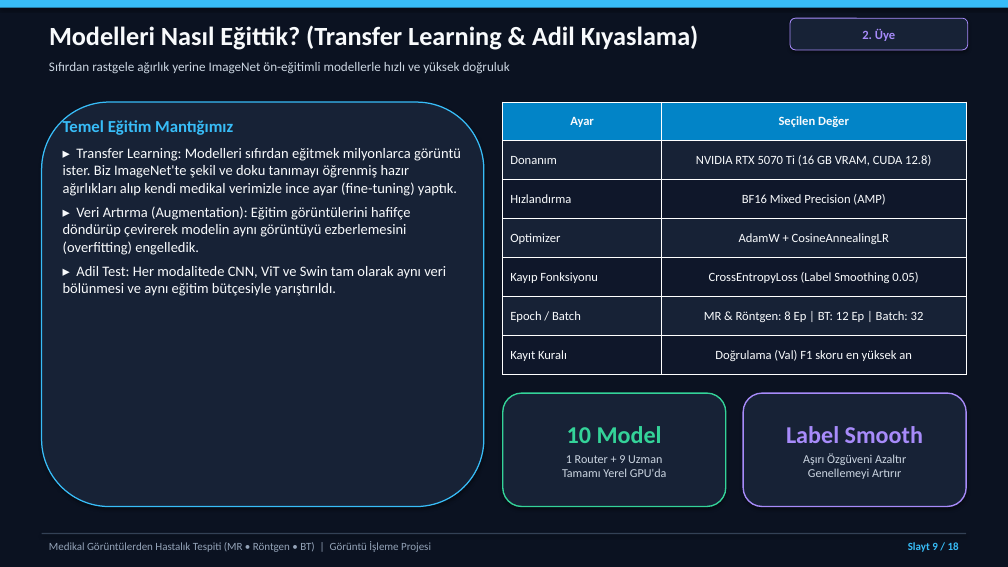
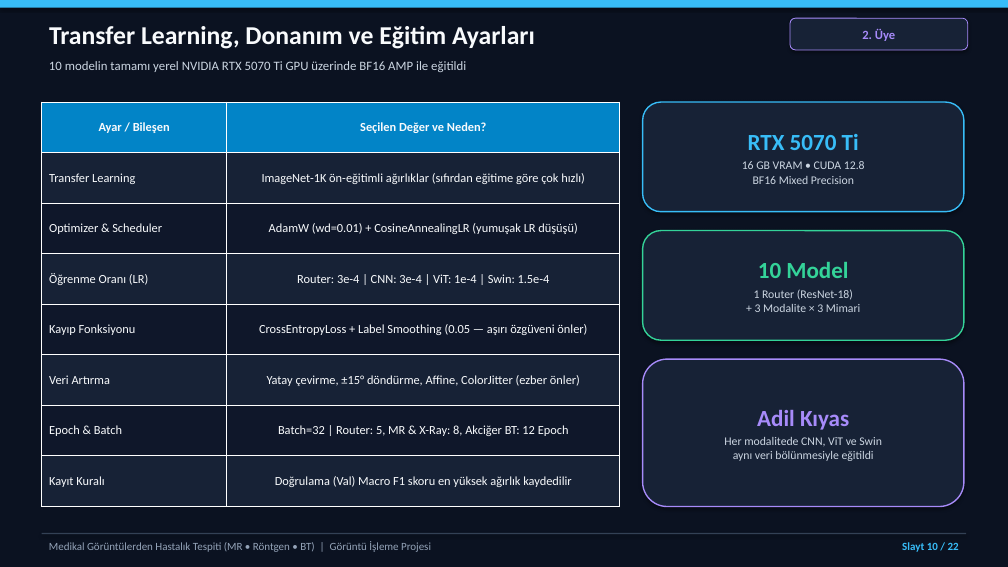
Before and after one commit to berkay01akin/medeical_disase_dedect, a slide deck: slide 10 of docs/Sunum_Medikal_Goruntu_Tespiti.pptx (slide 9 before the commit). Drawn at 1008x567 pixels with LibreOffice and Linux fonts; fonts in the diff are those of the drawing. Boxes give left, top, right and bottom in pixels: in the first picture for what was removed or moved away, otherwise in the second. Text is boxed around its words. In the diff, an @@ line names an element or a change of style, - is before the commit and + after.

```diff
--- a/docs/Sunum_Medikal_Goruntu_Tespiti.pptx
+++ b/docs/Sunum_Medikal_Goruntu_Tespiti.pptx
@@ text at bbox=[49, 26, 535, 49]: text changed; size 25 to 24.5 pt @@
-Modelleri Nasıl Eğittik? (Transfer Learning & Adil Kıyaslama)
+Transfer Learning, Donanım ve Eğitim Ayarları
@@ text at bbox=[49, 61, 466, 72]: text changed; size 12.5 to 12.2 pt @@
-Sıfırdan rastgele ağırlık yerine ImageNet ön-eğitimli modellerle hızlı ve yüksek doğruluk
+10 modelin tamamı yerel NVIDIA RTX 5070 Ti GPU üzerinde BF16 AMP ile eğitildi
@@ rounded rectangle removed at bbox=[42, 102, 484, 507] @@
@@ table added at bbox=[42, 102, 620, 507], 8 rows, 2 columns @@
+Ayar / Bileşen | Seçilen Değer ve Neden?
+Transfer Learning | ImageNet-1K ön-eğitimli ağırlıklar (sıfırdan eğitime göre çok hızlı)
+Optimizer & Scheduler | AdamW (wd=0.01) + CosineAnnealingLR (yumuşak LR düşüşü)
+Öğrenme Oranı (LR) | Router: 3e-4 | CNN: 3e-4 | ViT: 1e-4 | Swin: 1.5e-4
+Kayıp Fonksiyonu | CrossEntropyLoss + Label Smoothing (0.05 — aşırı özgüveni önler)
+Veri Artırma | Yatay çevirme, ±15° döndürme, Affine, ColorJitter (ezber önler)
+Epoch & Batch | Batch=32 | Router: 5, MR & X-Ray: 8, Akciğer BT: 12 Epoch
+Kayıt Kuralı | Doğrulama (Val) Macro F1 skoru en yüksek ağırlık kaydedilir
@@ text removed at bbox=[63, 118, 461, 296] @@
-Temel Eğitim Mantığımız
-▸ Transfer Learning: Modelleri sıfırdan eğitmek milyonlarca görüntü ister. Biz ImageNet'te şekil ve doku tanımayı öğrenmiş hazır ağırlıkları alıp kendi medikal verimizle ince ayar (fine-tuning) yaptık.
-▸ Veri Artırma (Augmentation): Eğitim görüntülerini hafifçe döndürüp çevirerek modelin aynı görüntüyü ezberlemesini (overfitting) engelledik.
-▸ Adil Test: Her modalitede CNN, ViT ve Swin tam olarak aynı veri bölünmesi ve aynı eğitim bütçesiyle yarıştırıldı.
@@ table removed at bbox=[503, 102, 966, 374], 7 rows, 2 columns @@
-Ayar | Seçilen Değer
-Donanım | NVIDIA RTX 5070 Ti (16 GB VRAM, CUDA 12.8)
-Hızlandırma | BF16 Mixed Precision (AMP)
-Optimizer | AdamW + CosineAnnealingLR
-Kayıp Fonksiyonu | CrossEntropyLoss (Label Smoothing 0.05)
-Epoch / Batch | MR & Röntgen: 8 Ep | BT: 12 Ep | Batch: 32
-Kayıt Kuralı | Doğrulama (Val) F1 skoru en yüksek an
@@ rounded rectangle added at bbox=[643, 102, 964, 212], fill #172236, outline #38BDF8 1.3 pt, 11.2 pt, text #CBD5E1 @@
+RTX 5070 Ti
+16 GB VRAM • CUDA 12.8
+BF16 Mixed Precision
@@ rounded rectangle added at bbox=[643, 231, 964, 340], fill #172236, outline #34D399 1.3 pt, 11.2 pt, text #CBD5E1 @@
+10 Model
+1 Router (ResNet-18)
++ 3 Modalite × 3 Mimari
@@ rounded rectangle added at bbox=[643, 359, 964, 507], fill #172236, outline #A78BFA 1.3 pt, 11.2 pt, text #CBD5E1 @@
+Adil Kıyas
+Her modalitede CNN, ViT ve Swin
+aynı veri bölünmesiyle eğitildi
@@ rounded rectangle removed at bbox=[503, 393, 726, 507] @@
-10 Model
-1 Router + 9 Uzman
-Tamamı Yerel GPU'da
@@ rounded rectangle removed at bbox=[743, 393, 966, 507] @@
-Label Smooth
-Aşırı Özgüveni Azaltır
-Genellemeyi Artırır
@@ text at bbox=[902, 542, 959, 552]: text changed @@
-Slayt 9 / 18
+Slayt 10 / 22
```
Also in this commit, not shown: 15 other slides changed, 6 slides added, 2 slides removed, 6 other files.
